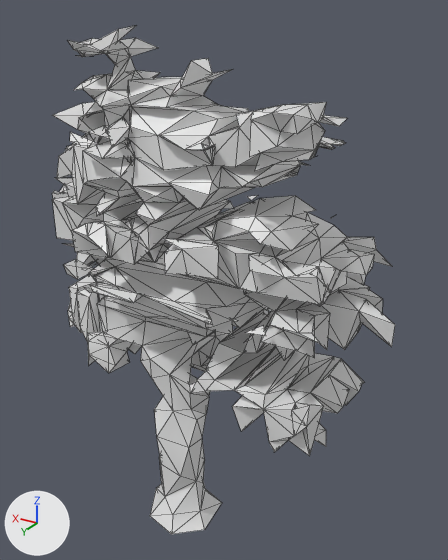
An edit to the FBX model Assets/_Game/Art/Models/Kamakura/KmPersimmonTree.fbx, drawn before and after from the same camera.
One viewpoint serves both versions: a 50 mm camera at (-3.01, 4.53, 5.06) aimed at (-0.17, -0.21, 2.69). The lights are fixed; the arrows at lower left show +X, +Y and +Z. The first picture is the older version. Mesh edges are drawn as thin lines.

The first picture shows 'KmPersimmonTree'.
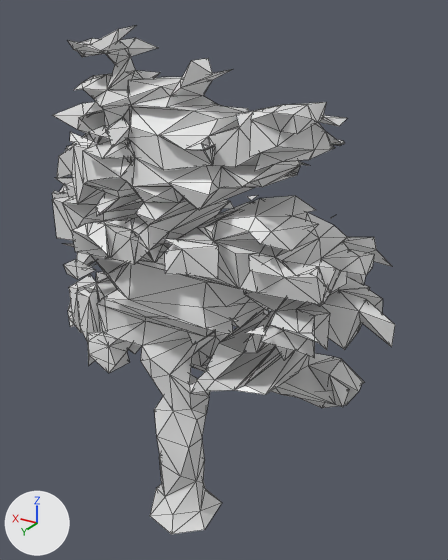
Pixel boxes [x1, y1, x2, y2] of what changed, in the pictures (448 x 560 px):
part 1 of me_kmpersimmontree, cut back: before [232, 357, 343, 456]; after [285, 357, 342, 407]
part 2 of me_kmpersimmontree, built on: before [310, 134, 345, 159]; after [310, 131, 342, 159]
part 3 of me_kmpersimmontree, cut back: before [89, 201, 266, 343]; after [103, 201, 266, 343]

Diff of the bpy script that builds the scene:
```diff
--- a/Assets/_Game/Art/Models/Kamakura/KmPersimmonTree.fbx.py
+++ b/Assets/_Game/Art/Models/Kamakura/KmPersimmonTree.fbx.py
@@ me_kmpersimmontree @@
 # used by ob_kmpersimmontree; location = (0.0, 0.0, 0.0)
-me_kmpersimmontree.from_pydata(...)  # 1267 vertices, 2476 faces; spans x -1.87..1.88, y -1.0..0.96, z 0.04..4.97
+me_kmpersimmontree.from_pydata(...)  # 1128 vertices, 2284 faces; spans x -1.87..1.88, y -1.0..0.96, z 0.04..4.97
+# me_kmpersimmontree part 1
+# 42 vertices are removed from x -1.5..-0.6, y -0.54..0.36, z 1.35..2.34
+# 89 faces are deleted
+# 10 new faces join them
+# me_kmpersimmontree part 2
+# 33 vertices are removed from x -1.17..-1.03, y -0.56..0.61, z 4.05..4.1
+# 42 faces are deleted
+# 24 new faces join them
+# me_kmpersimmontree part 3
+# 31 vertices are removed from x -0.58..0.86, y -0.66..0.67, z 2.7..3.42
+# 99 faces are deleted
+# 32 new faces join them
+# other edits to the shape of me_kmpersimmontree do not show in these pictures
 me_kmpersimmontree.materials.append(mat_kmpersimmontree)
```
